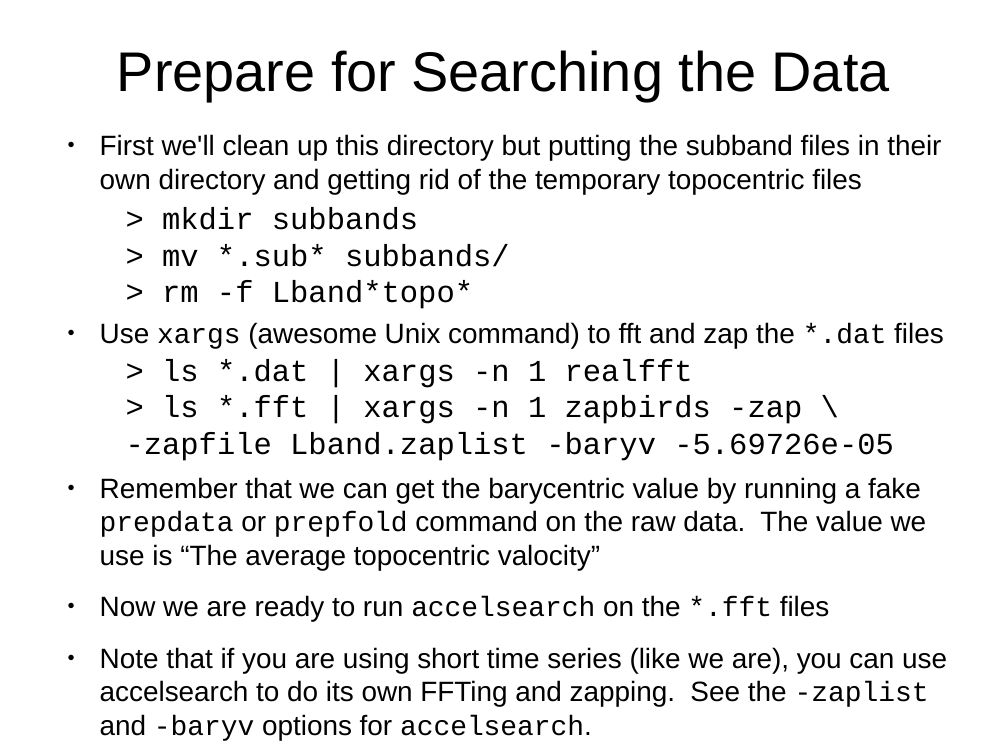
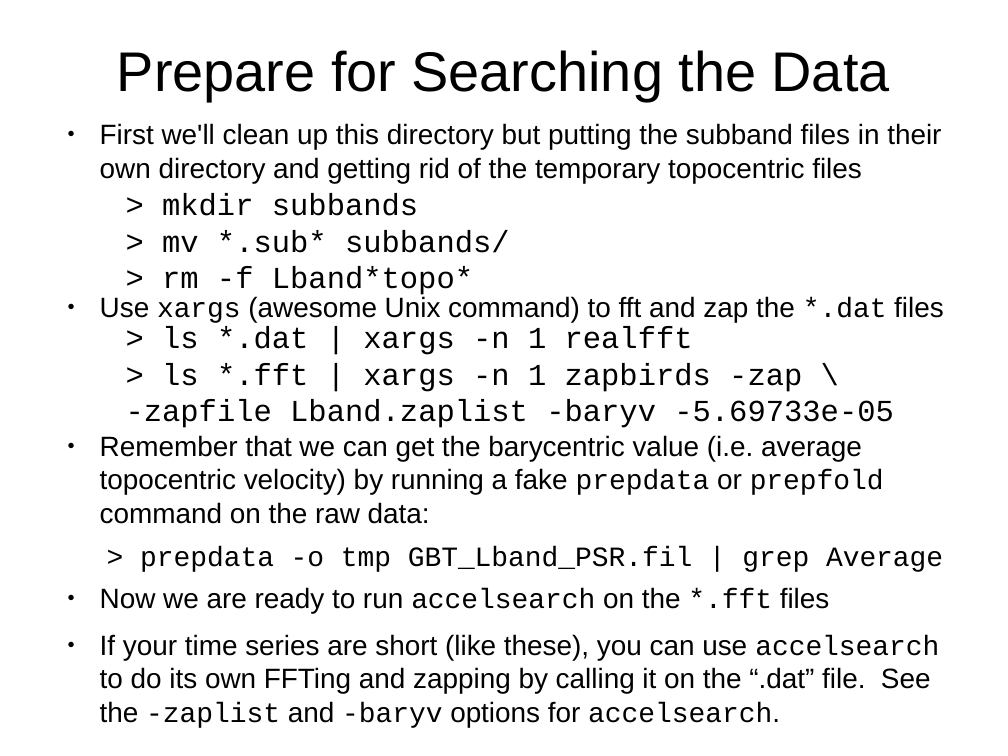
Before and after one commit to scottransom/presto, a slide deck: slide 20 of docs/PRESTO_search_tutorial.odp (slide 19 before the commit). Drawn at 1008x756 pixels with LibreOffice and Linux fonts; fonts in the diff are those of the drawing. Boxes give left, top, right and bottom in pixels: in the first picture for what was removed or moved away, otherwise in the second. Text is boxed around its words. In the diff, an @@ line names an element or a change of style, - is before the commit and + after.

```diff
--- a/docs/PRESTO_search_tutorial.odp
+++ b/docs/PRESTO_search_tutorial.odp
@@ text "First we'll clean up this ...": place and size @@
-text "First we'll clean up this ..." at (100,134,947,741)
+text "First we'll clean up this ..." at (100,123,944,728)
@@ text at (100,123,944,614): less space between paragraphs @@
@@ text "> mkdir subbands": place and size @@
-text "> mkdir subbands" at (162,207,510,309)
+text "> mkdir subbands" at (162,193,510,297)
@@ text "> ls *.dat | xargs ...": place and size @@
-text "> ls *.dat | xargs ..." at (126,359,894,461)
+text "> ls *.dat | xargs ..." at (126,326,894,428)
@@ text at (126,363,894,428): text changed @@
-> ls *.fft | xargs -n 1 zapbirds -zap \ -zapfile Lband.zaplist -baryv -5.69726e-05
+> ls *.fft | xargs -n 1 zapbirds -zap \ -zapfile Lband.zaplist -baryv -5.69733e-05
@@ text at (100,435,943,572): text changed @@
-● Remember that we can get the barycentric value by running a fake prepdata or prepfold command on the raw data. The value we use is “The average topocentric valocity”
+● Remember that we can get the barycentric value (i.e. average topocentric velocity) by running a fake prepdata or prepfold command on the raw data:
+> prepdata -o tmp GBT_Lband_PSR.fil | grep Average
@@ text at (100,634,939,728): text changed @@
-● Note that if you are using short time series (like we are), you can use accelsearch to do its own FFTing and zapping. See the -zaplist and -baryv options for accelsearch.
+● If your time series are short (like these), you can use accelsearch to do its own FFTing and zapping by calling it on the “.dat” file. See the -zaplist and -baryv options for accelsearch.
```
Also in this commit, not shown: 13 other slides changed, 2 slides added, 1 slide removed, 1 other file.
